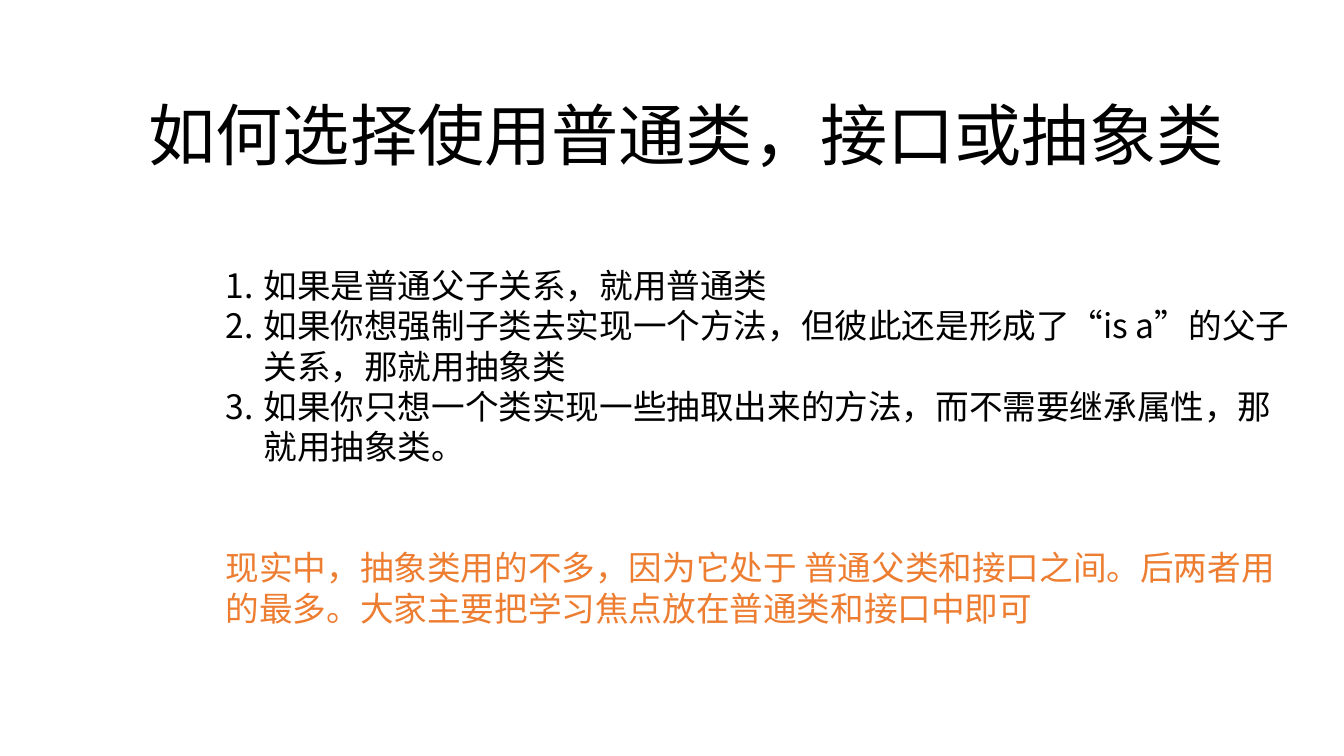
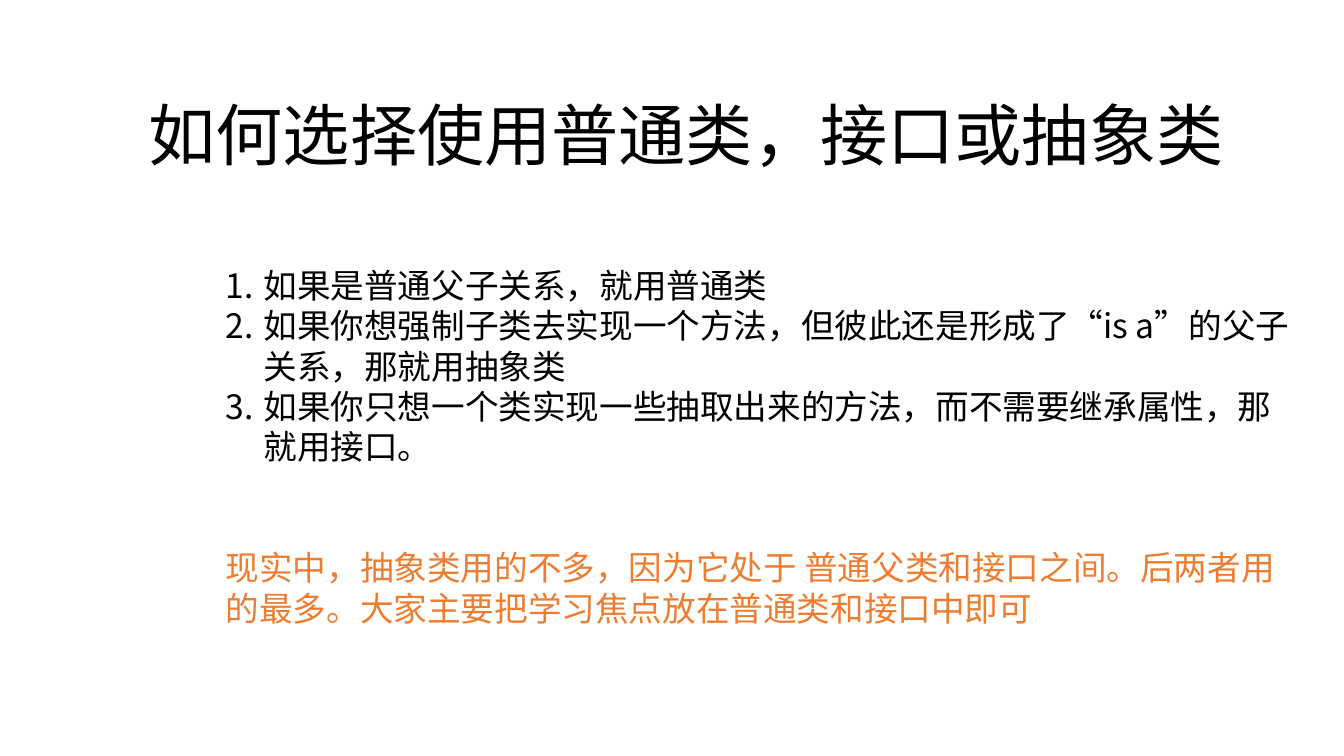
Before and after one commit to zjyesir/hmc_java_1, a slide deck: slide 35 of ppt/12.抽象类和接口.pptx. Drawn at 1344x756 pixels with LibreOffice and Linux fonts; fonts in the diff are those of the drawing; background and template pictures are left out. Boxes give left, top, right and bottom in pixels: in the first picture for what was removed or moved away, otherwise in the second. Text is boxed around its words. In the diff, an @@ line names an element or a change of style, - is before the commit and + after.

```diff
--- a/ppt/12.抽象类和接口.pptx
+++ b/ppt/12.抽象类和接口.pptx
@@ text at [263,390,1271,462]: text changed @@
-3. 如果你只想一个类实现一些抽取出来的方法，而不需要继承属性，那就用抽象类。
+3. 如果你只想一个类实现一些抽取出来的方法，而不需要继承属性，那就用接口。
```
Also in this commit, not shown: 4 other slides changed, 2 other files.
